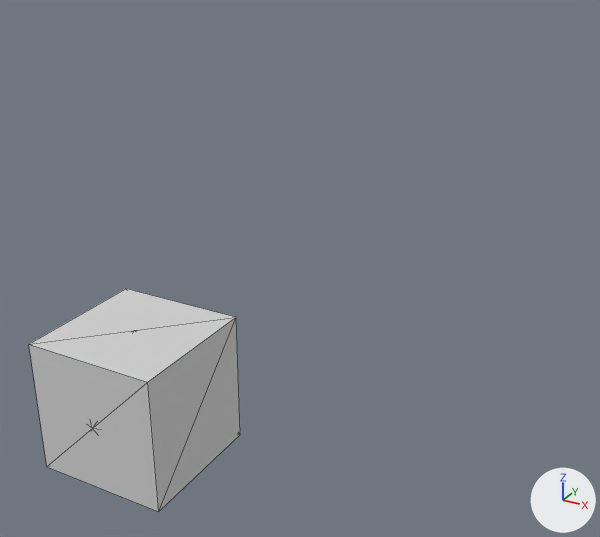
Two versions of the glTF model examples/models/blender/animation.gltf, one commit apart.
Camera for both pictures: a camera (50 mm lens) standing at (6.91, -7.82, 6.4) and looking at (1.87, 1.34, 1.82). The axes (+X, +Y, +Z) are drawn at lower right. The lights are the same throughout. Mesh edges are drawn as thin lines.
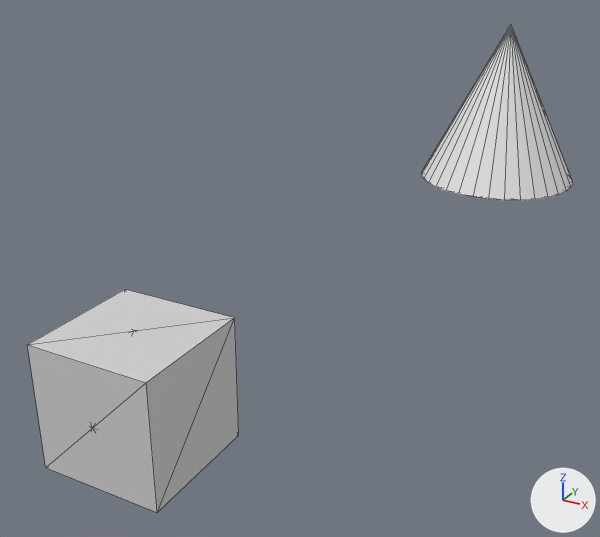
The edits, one by one:
Mesh me_cone is new.
It is a 32-sided cone pointing to +z spanning x -1.0..1.0, y -1.0..1.0, z -1.0..1.0.
Object 'Cube' (ob_cube) moves from (0.01, 0.01, 0.01) to (0.0, 0.0, 0.0).
Object 'Cone' (ob_cone) is new; it shows me_cone.
Its location is (4.0, 3.0, 4.0).

Where the change shows, as pixel boxes [x1, y1, x2, y2] in the pictures (600 x 537 px):
'Cube', moved: before [29, 289, 240, 512]; after [27, 289, 239, 513]
'Cone', added: after [422, 25, 573, 200]
